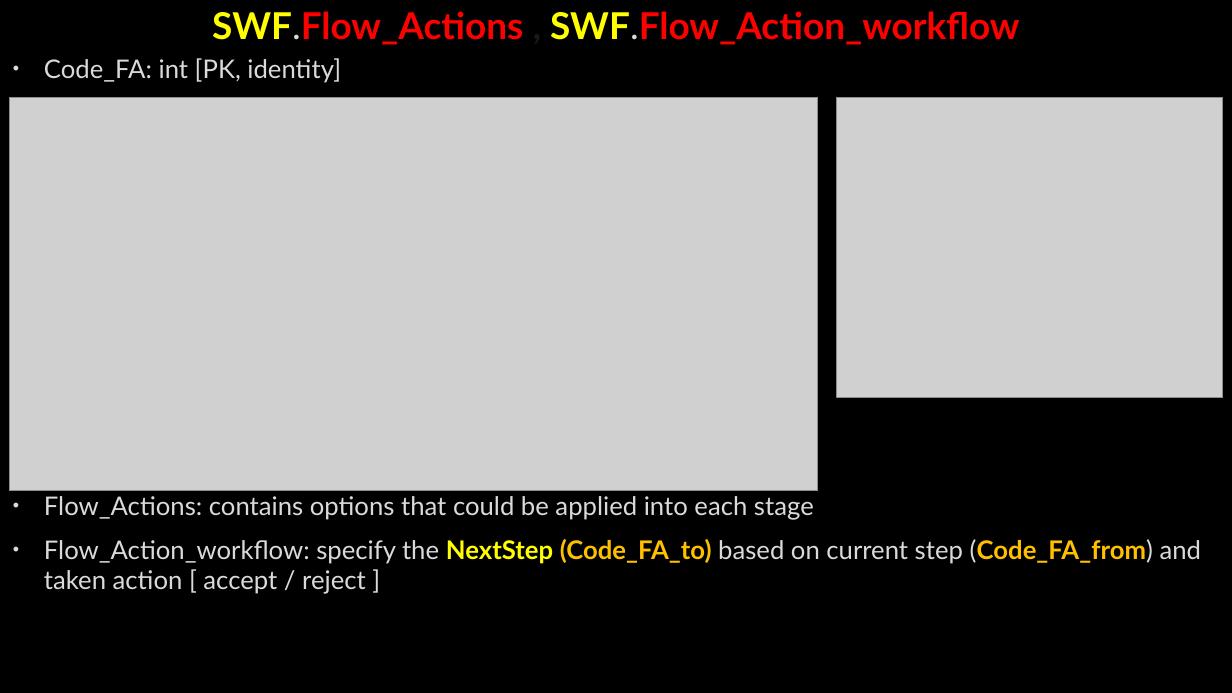
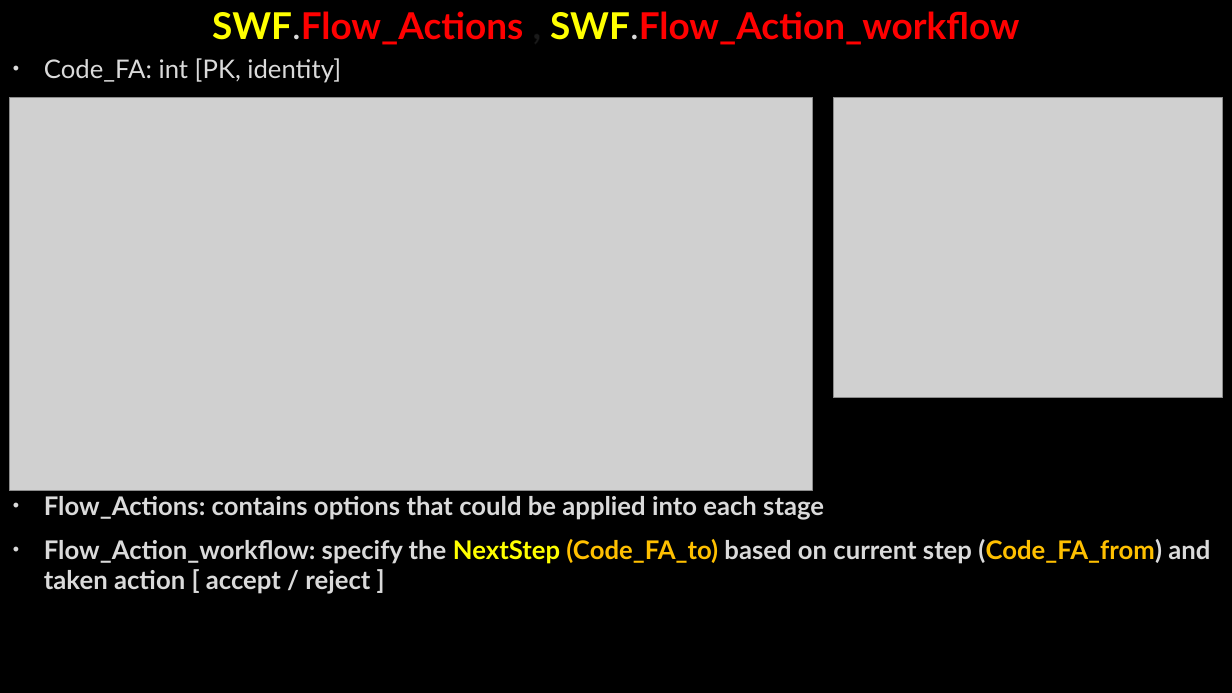
Before and after one commit to AhmedMohamedSamir1/Summary, a slide deck: slide 75 of Dot Net/Business.pptx. Drawn at 1232x693 pixels with LibreOffice and Linux fonts; fonts in the diff are those of the drawing; grey boxes stand for pictures; background and template pictures are left out. Boxes give left, top, right and bottom in pixels: in the first picture for what was removed or moved away, otherwise in the second. Text is boxed around its words. In the diff, an @@ line names an element or a change of style, - is before the commit and + after.

```diff
--- a/Dot Net/Business.pptx
+++ b/Dot Net/Business.pptx
@@ picture: place and size @@
-picture at [9,97,818,491]
+picture at [9,97,812,491]
@@ text at [44,496,1210,594]: bold on in "Flow_Actions: contains options that could be applied ...", "Flow_Action_workflow: specify the based on current step ..." @@
```
Also in this commit, not shown: 12 other slides changed, 10 slides added, 1 slide removed, 2 other files.
